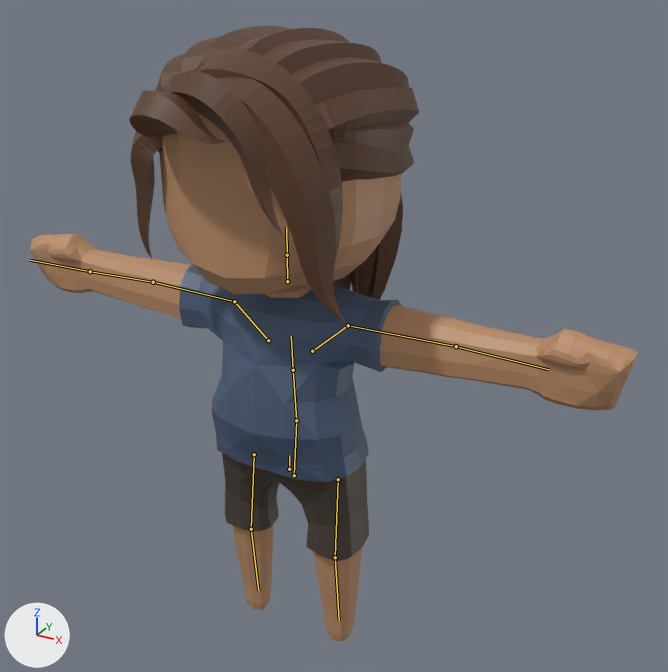
One commit to the glTF model src/escalacao/cidade3d/assets/Fuller_Woman.glb: the scene before it, then after it.
One viewpoint serves both versions: a 50 mm camera at (1.336, -1.959, 2.108) aimed at (0.145, 0.206, 1.025). Lighting does not change. The marker at lower left points along +X, +Y and +Z. The first picture is the older version. The bones that change, and the others that lie on the model, are drawn over the model as lines.
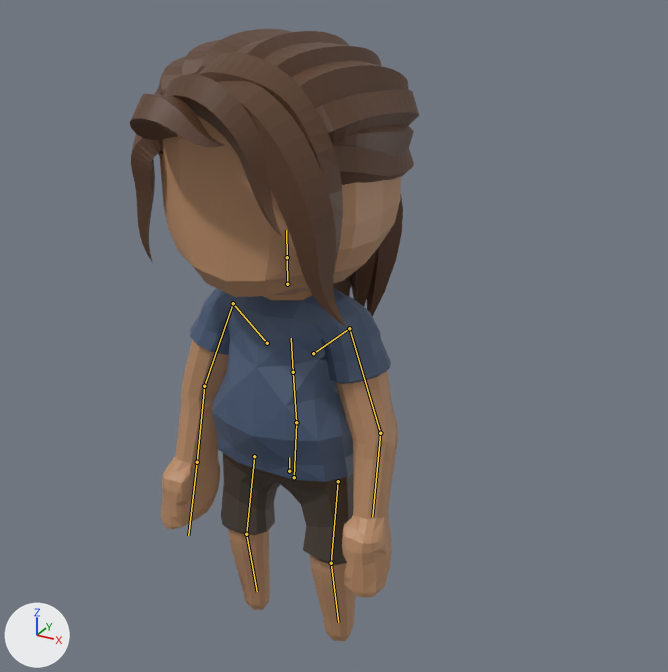
The newer file adds an action. The first version stands in its rest pose; the second is drawn at frame 0 of the action 'Victory'.

Location of each change, (x1, y1, x2, y2) in pixels of the pictures (668 x 672 px):
'Cube004', posed (60% narrower)
    before: (31, 113, 638, 641)
    after: (160, 116, 401, 641)
'Cube004_5', posed
    before: (129, 26, 419, 324)
    after: (130, 29, 419, 327)
'Cube004_1', posed (10% narrower, 11% shorter)
    before: (179, 264, 402, 482)
    after: (190, 288, 391, 482)
'Cube004_2', posed
    before: (223, 459, 369, 561)
    after: (221, 458, 354, 565)
'Cube004_3', posed
    before: (222, 453, 366, 491)
    after: (223, 453, 353, 489)
bone 'Body_1', root to tip
    before: (289, 469) to (289, 455)
    after: (289, 471) to (289, 457)
bone 'UpperArmL', root to tip
    before: (348, 325) to (456, 346)
    after: (349, 328) to (380, 433)
bone 'LowerArmL', root to tip
    before: (456, 346) to (548, 369)
    after: (380, 433) to (372, 517)
bone 'UpperArmR', root to tip
    before: (234, 301) to (153, 282)
    after: (233, 303) to (204, 386)
bone 'LowerArmR', root to tip
    before: (153, 282) to (90, 271)
    after: (204, 386) to (197, 462)
bone 'UpperLegL', root to tip
    before: (338, 479) to (335, 557)
    after: (338, 481) to (331, 563)
bone 'LowerLegL', root to tip
    before: (335, 557) to (339, 620)
    after: (331, 563) to (338, 622)
bone 'UpperLegR', root to tip
    before: (254, 454) to (251, 529)
    after: (254, 456) to (246, 534)
bone 'LowerLegR', root to tip
    before: (251, 529) to (258, 590)
    after: (246, 534) to (257, 591)

What the commit changed:
Bone 'Body_1' (bone_body_1) moves from (0.0, 0.0, 0.0) to (0.0, -0.012, 0.0).
Bone 'UpperArmL' (bone_upperarml) turns from (0, 0, 0) to (-76, 15, -49) degrees about its own x, y and z.
Bone 'LowerArmL' (bone_lowerarml) turns from (0, 0, 0) to (-3, 12, -17) degrees about its own x, y and z.
Bone 'UpperArmR' (bone_upperarmr) turns from (0, 0, 0) to (-76, -15, 49) degrees about its own x, y and z.
Bone 'LowerArmR' (bone_lowerarmr) turns from (0, 0, 0) to (-3, -12, 17) degrees about its own x, y and z.
Bone 'UpperLegL' (bone_upperlegl) turns from (0, 0, 0) to (-5, 0, 0) degrees about its own x, y and z.
Bone 'LowerLegL' (bone_lowerlegl) turns from (0, 0, 0) to (9, 0, 0) degrees about its own x, y and z.
Bone 'UpperLegR' (bone_upperlegr) turns from (0, 0, 0) to (-5, 0, 0) degrees about its own x, y and z.
Bone 'LowerLegR' (bone_lowerlegr) turns from (0, 0, 0) to (9, 0, 0) degrees about its own x, y and z.
